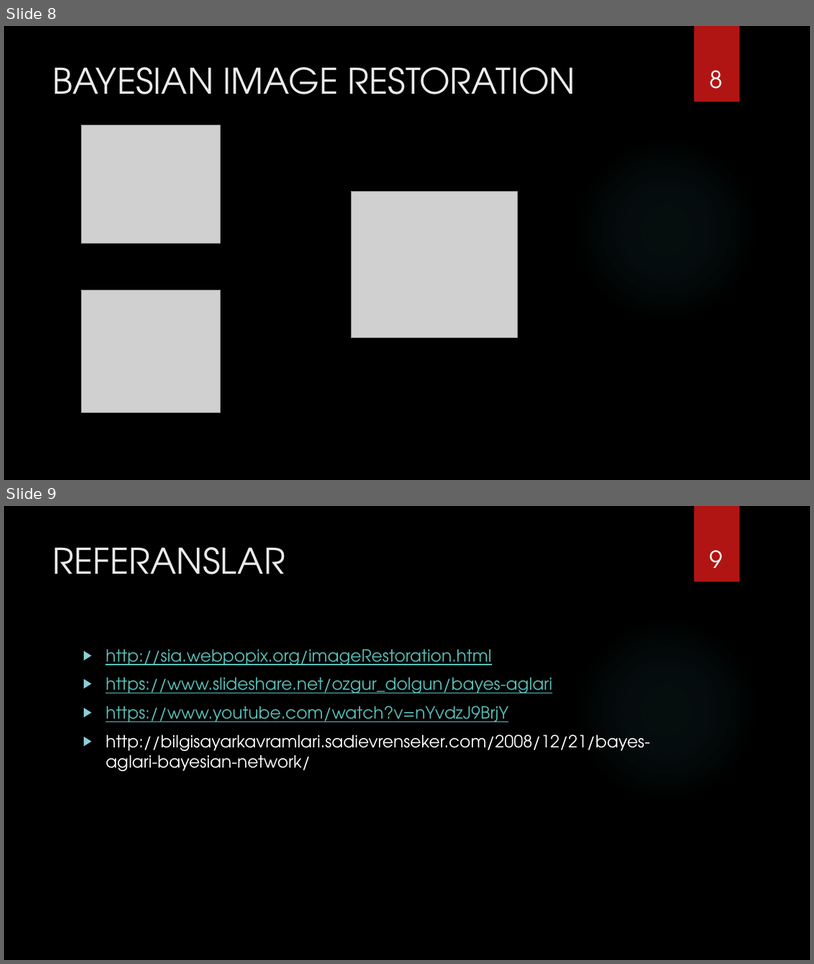
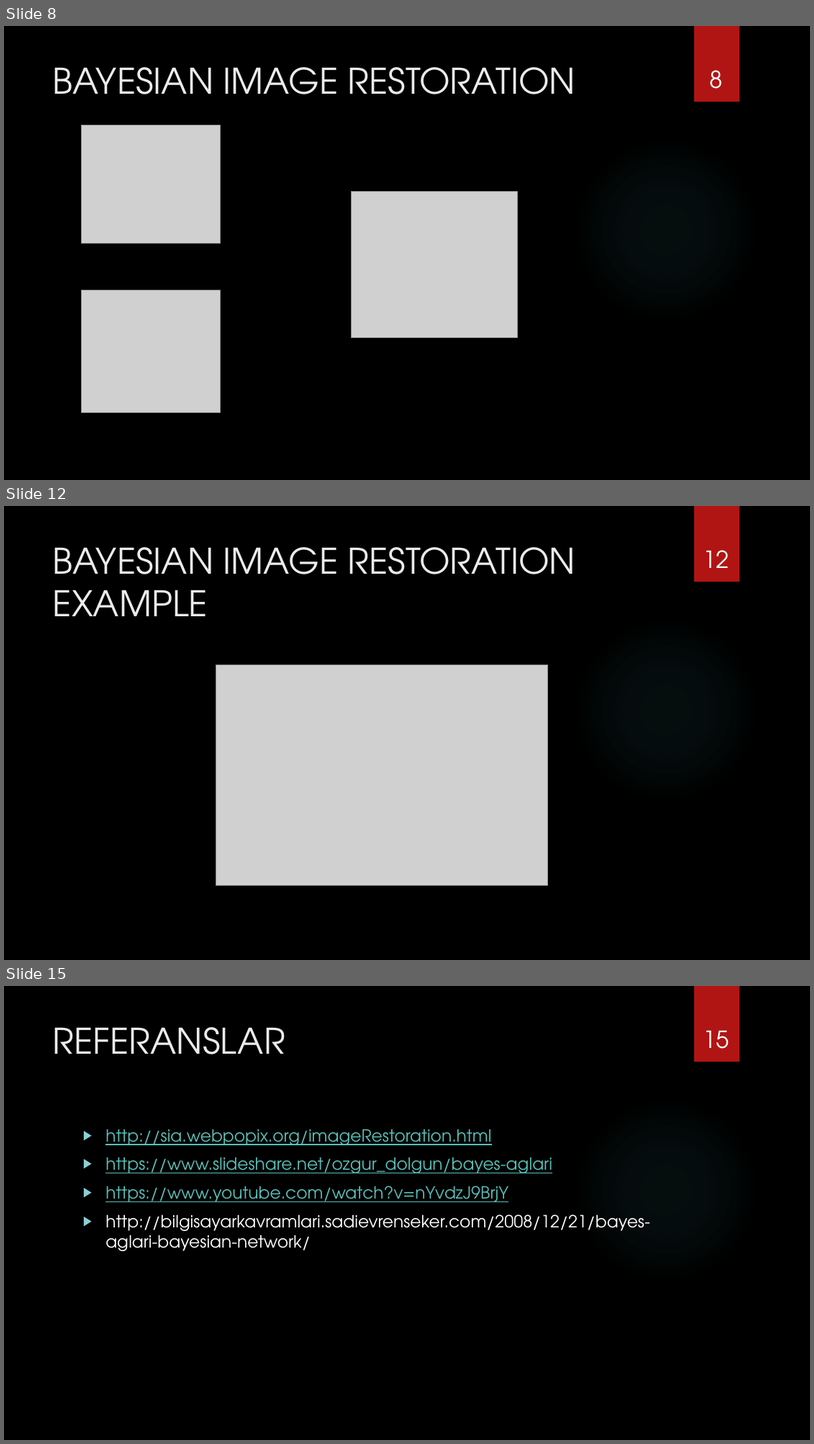
Before and after one commit to resobyte/ImageRestorationR, a slide deck: 130202079_81_140202042.pptx. Shown one above the other, each under a label of ours: slides 8 and 9 before the commit, slides 8, 12 and 15 after it; the slides between them are not shown. The pictures are 814x964 and 814x1444 pixels, drawn with LibreOffice and Linux fonts; fonts in the diff are those of the drawing; grey boxes stand for pictures; background and template pictures are left out. Boxes give left, top, right and bottom in pixels: in the first picture for what was removed or moved away, otherwise in the second. Text is boxed around its words. In the diff, an @@ line names an element or a change of style, - is before the commit and + after.

Commit message:
Update pptx

```diff
--- a/130202079_81_140202042.pptx
+++ b/130202079_81_140202042.pptx
@@ slide 12 added at (4,506,810,960), background picture (left out); not listed: 2 template elements that a slide beside it also shows @@
@@ title added at (53,547,576,616), 42 pt, text #EBEBEB @@
+BAYESIAN IMAGE RESTORATION
+EXAMPLE
@@ page number added at (703,550,729,568), 28 pt, text #FFFFFF @@
+12
@@ picture added at (216,664,548,885) @@
@@ what was slide 9 is now slide 15 @@
@@ page number at (703,1031,729,1049): text changed @@
-9
+15
```
Also in this commit, not shown: 5 other slides added.
